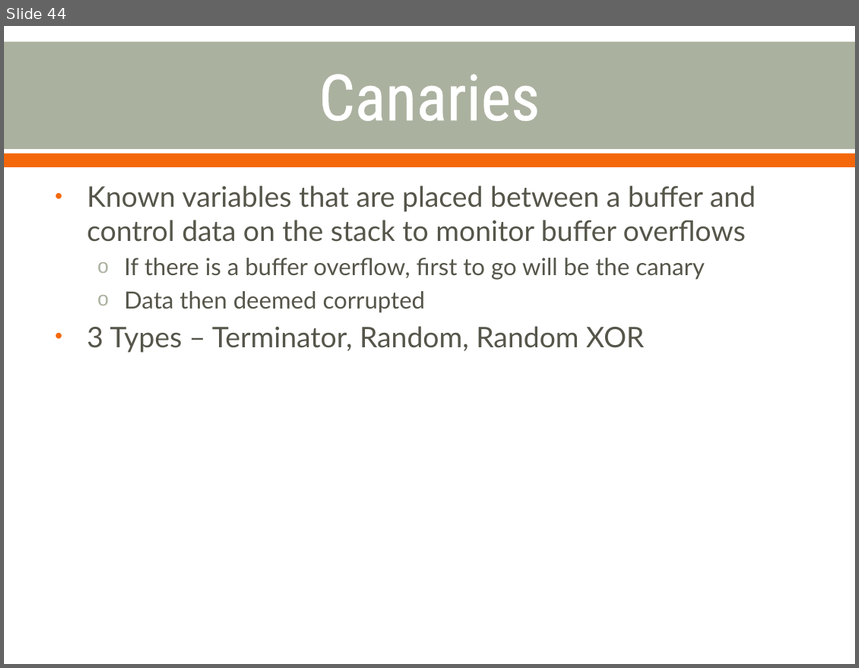
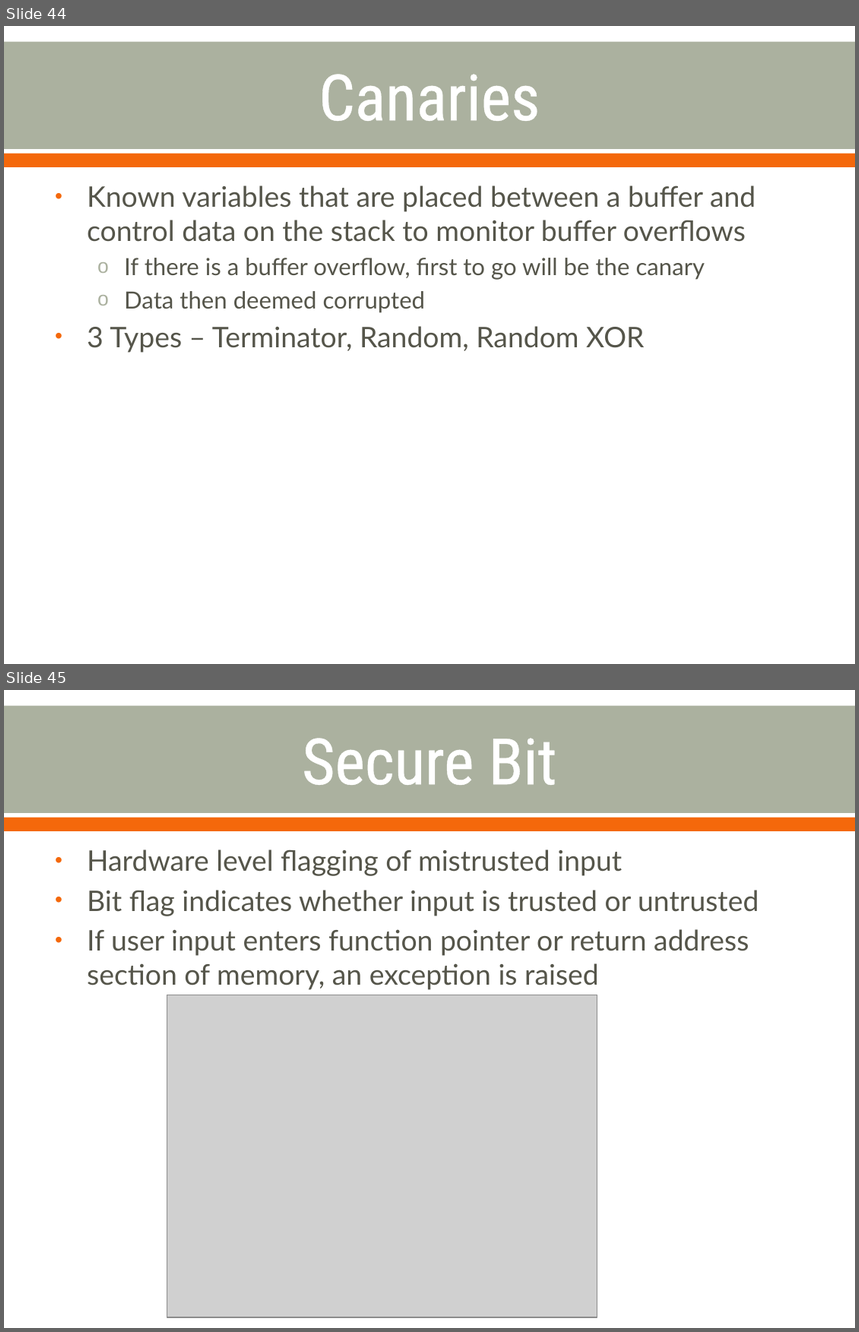
Before and after one commit to cornwe19/cse825, a slide deck: Buffer Overflow Attacks.pptx. Shown one above the other, each under a label of ours: slide 44 before the commit, slides 44 and 45 after it. The pictures are 859x668 and 859x1332 pixels, drawn with LibreOffice and Linux fonts; fonts in the diff are those of the drawing; grey boxes stand for pictures. Boxes give left, top, right and bottom in pixels: in the first picture for what was removed or moved away, otherwise in the second. Text is boxed around its words. In the diff, an @@ line names an element or a change of style, - is before the commit and + after.

Commit message:
adding a secure bit slide to the presentation to make enbody happy :)

```diff
--- a/Buffer Overflow Attacks.pptx
+++ b/Buffer Overflow Attacks.pptx
@@ slide 45 added at [4, 690, 855, 1328], background #FFFFFF; not listed: 2 template elements that a slide beside it also shows @@
@@ title added at [302, 738, 557, 785], 54 pt, text #FFFFFF @@
+Secure Bit
@@ text added at [87, 850, 759, 990], 24 pt, text #55554A @@
+• Hardware level flagging of mistrusted input
+• Bit flag indicates whether input is trusted or untrusted
+• If user input enters function pointer or return address section of memory, an exception is raised
@@ picture added at [167, 995, 598, 1317] @@
```
Also in this commit, not shown: 2 slides changed, 1 slide removed.
